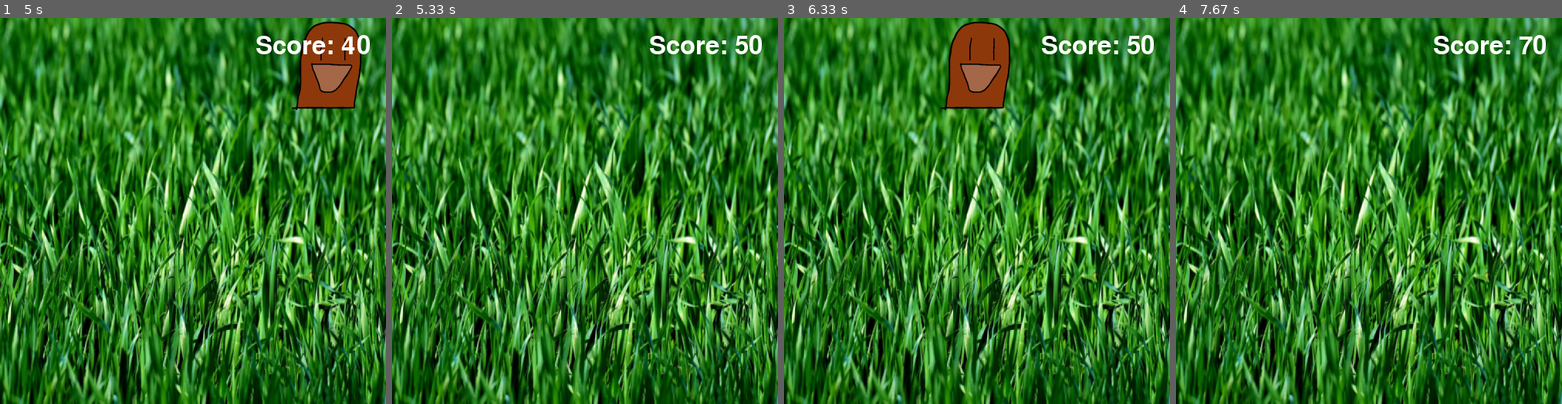
Above: before the commit, frames 1-4 (left to right).
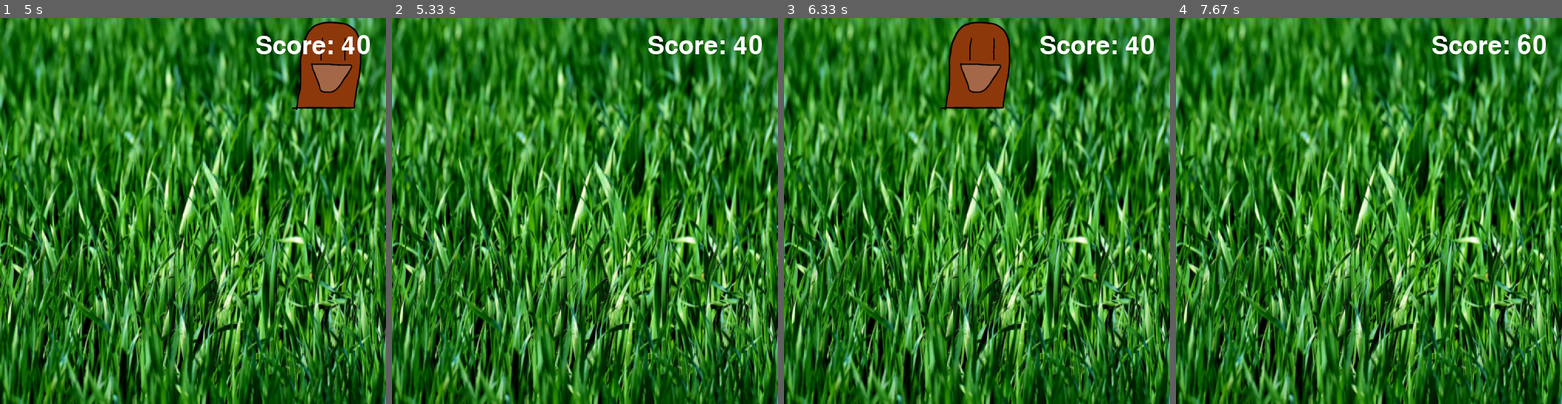
Above: after the commit, the same moments.

Repository: normyp/WhackPygame
Game: pygame game, started from whack!.py
The game is run twice, just before and just after one commit, with the same random seed, the same clock (stepped at 60 frames per second) and the same inputs.
Inputs (mouse positions are in pixels of both pictures, inside the frame that each line leads up to):
- Up to frame 1 (5 s): click (193, 211) at 0.38 s; click (328, 334) at 2.72 s; click (193, 199) at 3.05 s; click (193, 64) at 4.88 s
- Up to frame 2 (5.33 s): click (449, 334) at 5.22 s
- Up to frame 3 (6.33 s): no input
- Up to frame 4 (7.67 s): click (1369, 64) at 7.05 s; click (1249, 234) at 7.38 s

Frame 1 is identical in both runs. In frame 2, 0.4% of the frame differs, in the area x 66-93%, y 4-10%; in frame 3, 0.4%; in frame 4, 0.5%.

Commit message:
Score now decreases when a mole is missed

Diff:
--- a/mole.py
+++ b/mole.py
@@ -1,6 +1,9 @@
 import pygame
 import time
 from pygame.sprite import Sprite
+
+def _seconds_since_epoch():
+    return time.mktime(time.localtime())
 
 class Mole(Sprite):
 
--- a/whack!.py
+++ b/whack!.py
@@ -114,9 +114,9 @@
              # Clear old moles
             for mole in self.moles:
                 random_time = random.randint(4, 6)
-                if current_time - mole.m_time >= random_time:
+                if current_time - mole.m_time >= random_time and mole.is_alive():
                     mole.clear()
-                    self.stats.score - self.settings.mole_points
+                    self.stats.score -= self.settings.mole_points
                     self.sb.prep_score()
 
             self._update_screen()
